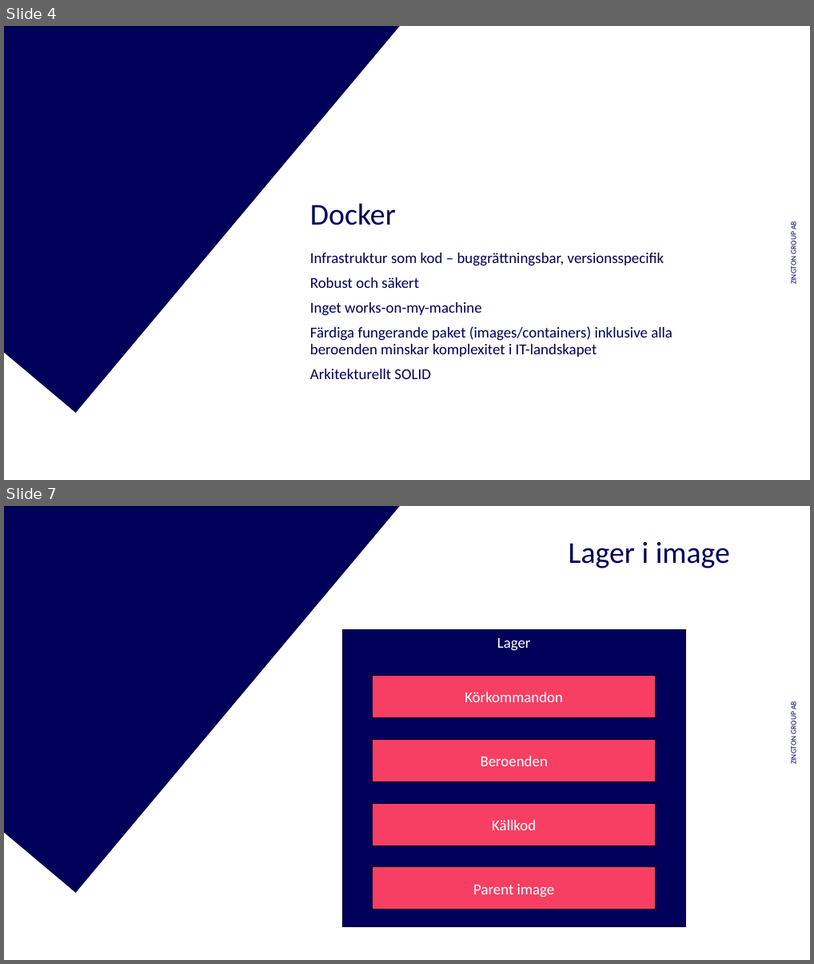
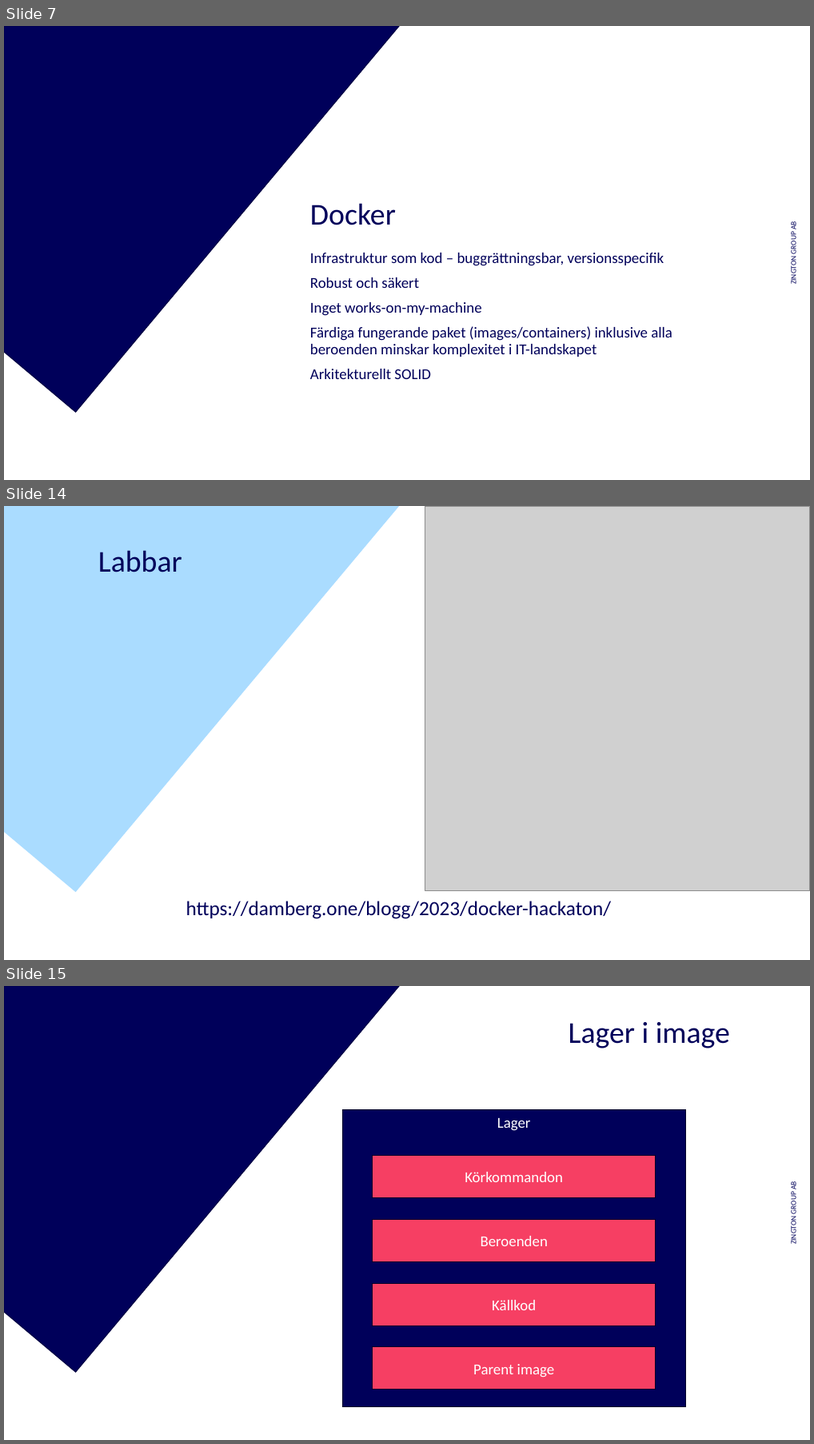
Before and after one commit to kejsardamberg/docker-hackaton, a slide deck: res/DevOps_hackaton.pptx. Shown one above the other, each under a label of ours: slides 4 and 7 before the commit, slides 7, 14 and 15 after it; the slides between them are not shown. The pictures are 814x964 and 814x1444 pixels, drawn with LibreOffice and Linux fonts; fonts in the diff are those of the drawing; grey boxes stand for pictures; background and template pictures are left out. Boxes give left, top, right and bottom in pixels: in the first picture for what was removed or moved away, otherwise in the second. Text is boxed around its words. In the diff, an @@ line names an element or a change of style, - is before the commit and + after.

```diff
--- a/res/DevOps_hackaton.pptx
+++ b/res/DevOps_hackaton.pptx
@@ slide 14 added at (x1=4, y1=506, x2=810, y2=960), background #FFFFFF @@
@@ freeform shape added at (x1=4, y1=506, x2=400, y2=892), fill #AADCFF @@
@@ picture added at (x1=426, y1=506, x2=810, y2=890) @@
@@ title added at (x1=98, y1=550, x2=182, y2=572), 36 pt, text #00005A @@
+Labbar
@@ text added at (x1=186, y1=900, x2=612, y2=919), 24 pt, text #00005A @@
+https://damberg.one/blogg/2023/docker-hackaton/
@@ what was slide 4 is now slide 7 @@
@@ what was slide 7 is now slide 15 @@
```
Also in this commit, not shown: 4 slides changed, 10 other slides added, 1 slide removed, 4 other files.
